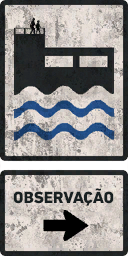
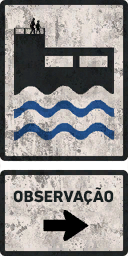
Two versions of the same layered image (w=128, h=256). Layer-by-layer changes:
added group "placa" with 2 layers above "sign_observation" over [0, 0, 128, 256]
moved "OBSERVAÇÃO" into group "placa", painted on it over [13, 187, 114, 206]
added layer "Camada 1" in group "placa" over [0, 0, 128, 256]
removed layer "sign_observation" (2nd of 2) over [0, 0, 128, 256]
